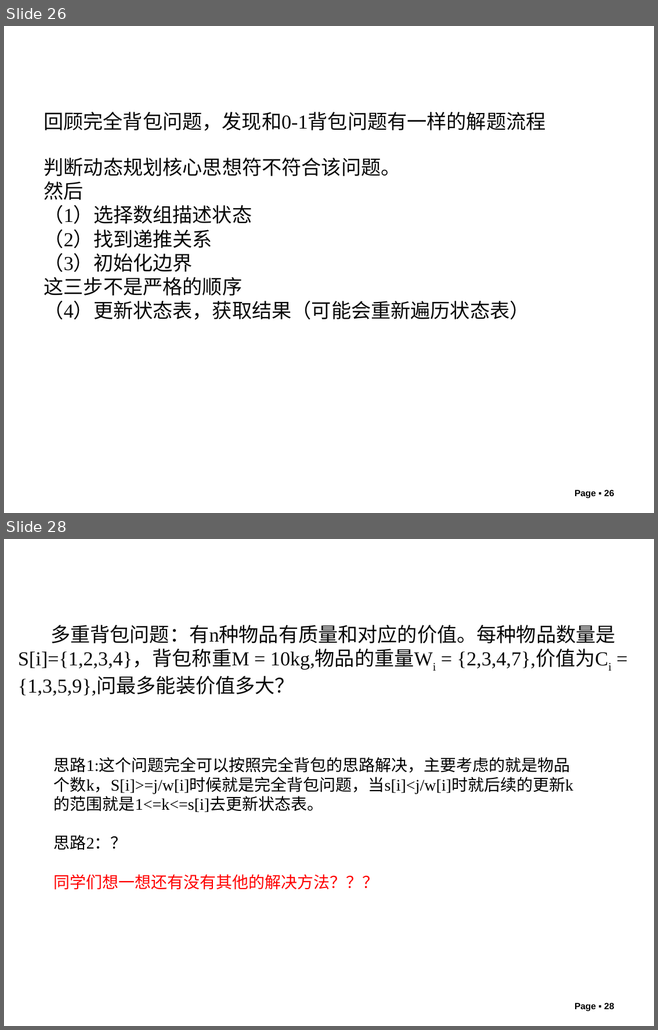
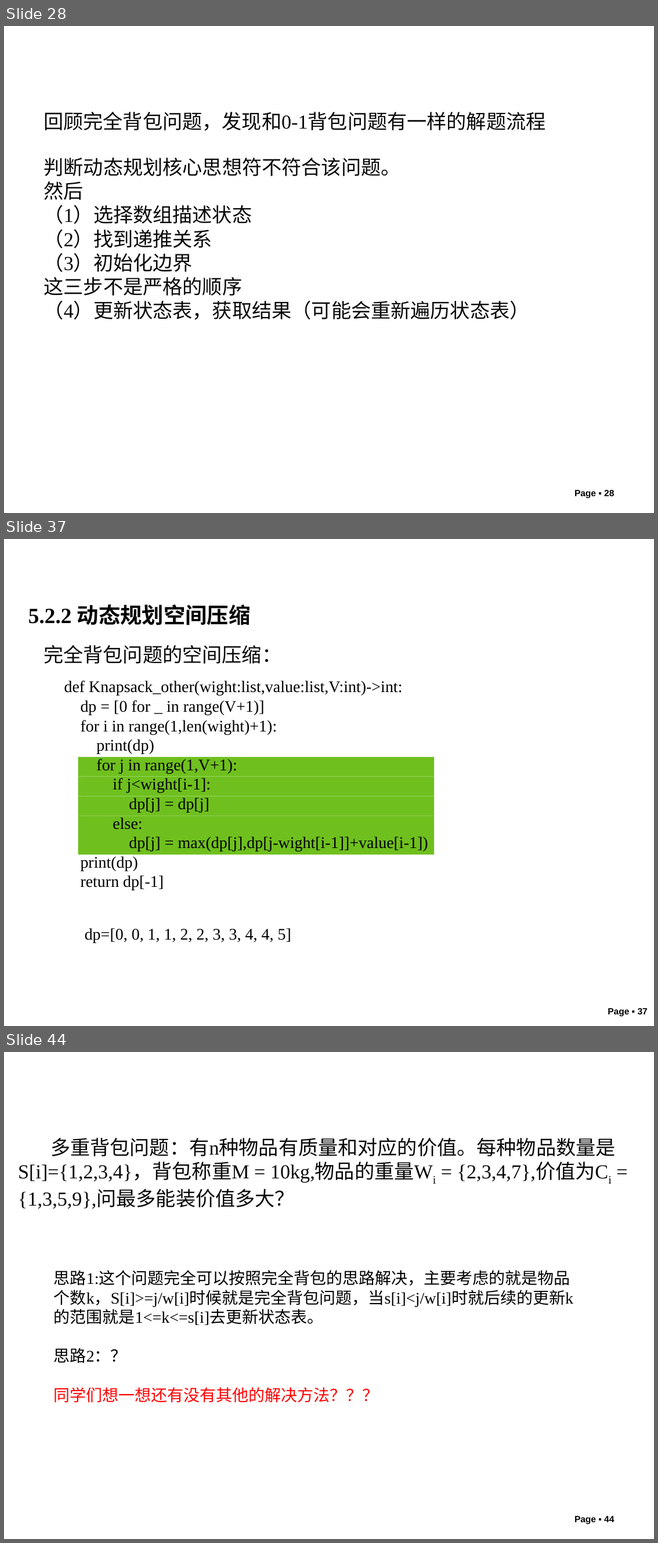
Before and after one commit to liutongling/DP, a slide deck: file/第5章 动态规划法.pptx. Shown one above the other, each under a label of ours: slides 26 and 28 before the commit, slides 28, 37 and 44 after it; the slides between them are not shown. The pictures are 658x1030 and 658x1543 pixels, drawn with LibreOffice and Linux fonts; fonts in the diff are those of the drawing; background and template pictures are left out. Boxes give left, top, right and bottom in pixels: in the first picture for what was removed or moved away, otherwise in the second. Text is boxed around its words. In the diff, an @@ line names an element or a change of style, - is before the commit and + after.

```diff
--- a/file/第5章 动态规划法.pptx
+++ b/file/第5章 动态规划法.pptx
@@ slide 37 added at <box>4,539,654,1026</box>, background #FFFFFF @@
@@ text added at <box>28,605,250,625</box>, 24 pt, text #000000, bold @@
+5.2.2 动态规划空间压缩
@@ text added at <box>43,645,281,664</box>, 22 pt, text #080808 @@
+完全背包问题的空间压缩：
@@ text added at <box>64,681,428,890</box>, 18 pt, text #000000 @@
+def Knapsack_other(wight:list,value:list,V:int)->int:
+dp = [0 for _ in range(V+1)]
+for i in range(1,len(wight)+1):
+print(dp)
+for j in range(1,V+1):
+if j<wight[i-1]:
+dp[j] = dp[j]
+else:
+dp[j] = max(dp[j],dp[j-wight[i-1]]+value[i-1])
+print(dp)
+return dp[-1]
@@ rectangle added at <box>78,757,434,777</box>, fill #6FC01E @@
@@ rectangle added at <box>78,777,434,797</box>, fill #6FC01E @@
@@ rectangle added at <box>78,797,434,816</box>, fill #6FC01E @@
@@ rectangle added at <box>78,816,434,835</box>, fill #6FC01E @@
@@ rectangle added at <box>78,835,434,855</box>, fill #6FC01E @@
@@ text added at <box>85,928,291,943</box>, 18 pt, text #000000 @@
+dp=[0, 0, 1, 1, 2, 2, 3, 3, 4, 4, 5]
@@ page number added at <box>607,1008,647,1016</box>, 10 pt, text #000000, bold @@
+Page ▪ 37
@@ what was slide 26 is now slide 28 @@
@@ what was slide 28 is now slide 44 @@
@@ page number at <box>574,1516,614,1525</box>: text changed @@
-Page ▪ 28
+Page ▪ 44
```
Also in this commit, not shown: 3 slides changed, 15 other slides added, 2 other files.
